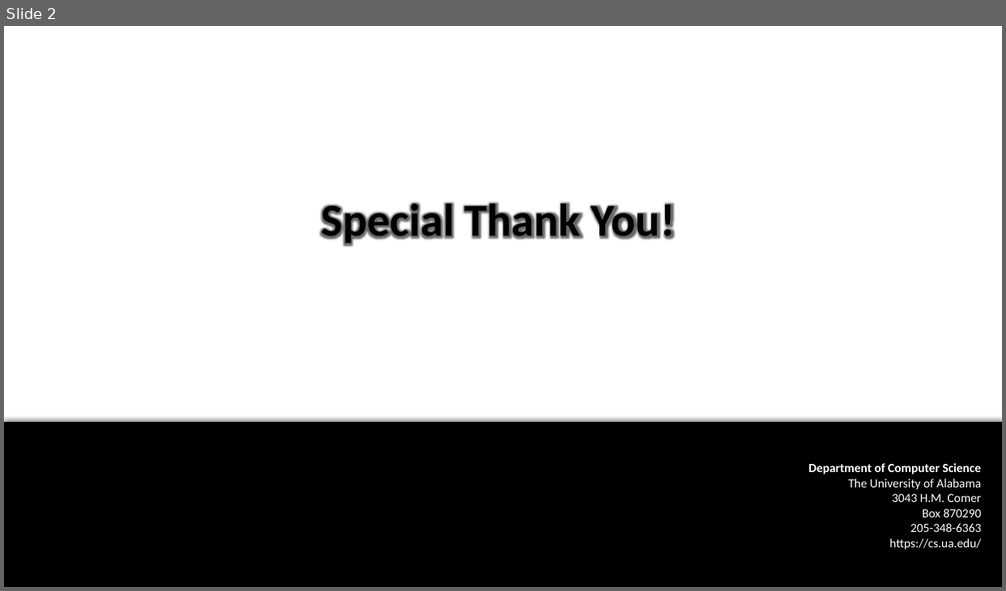
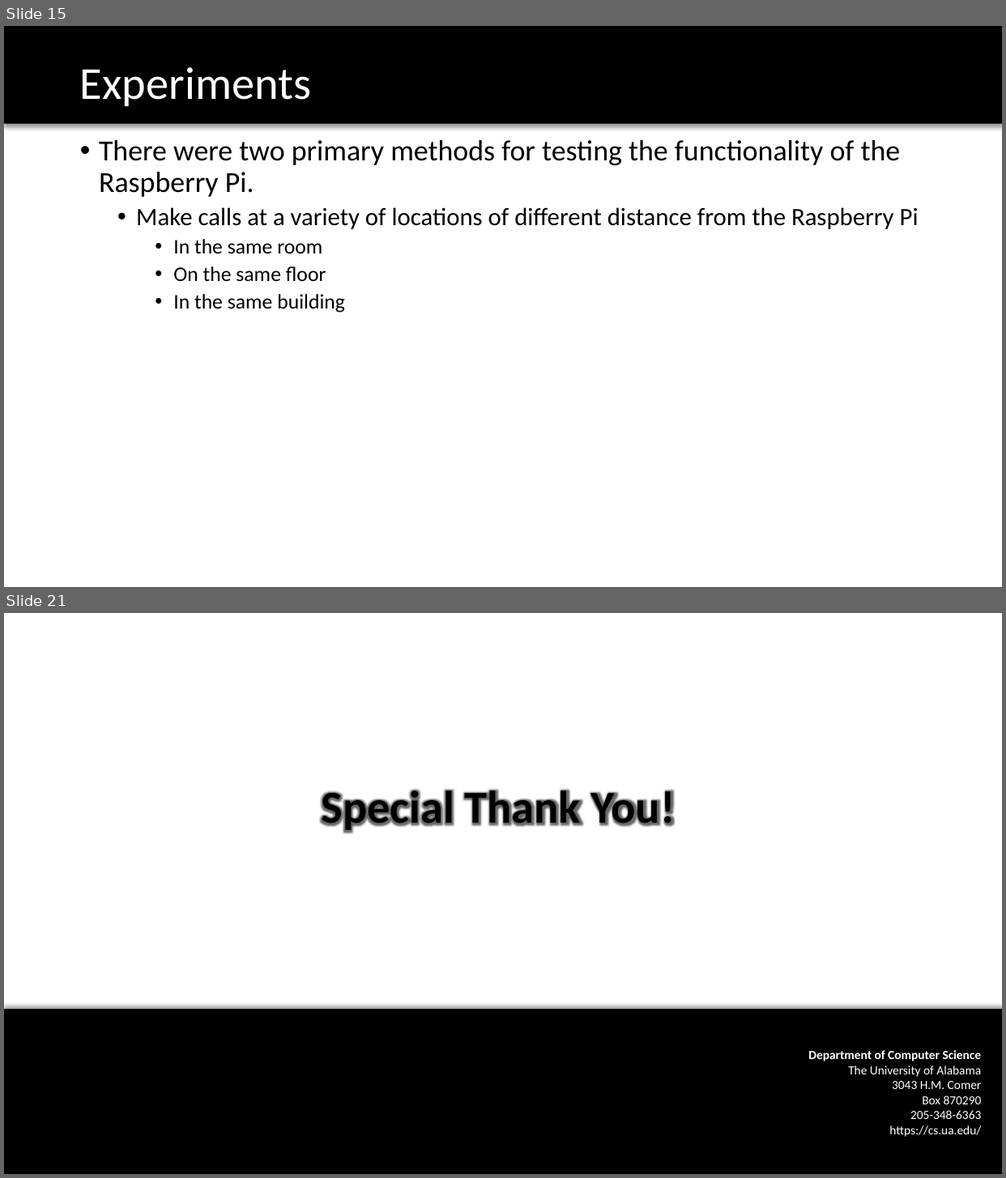
Before and after one commit to TrupeshKumarPatel/IoT_RaspberryPi, a slide deck: project_presentation/VoIP_final_presentation.pptx. Shown one above the other, each under a label of ours: slide 2 before the commit, slides 15 and 21 after it; the slides between them are not shown. The pictures are 1006x591 and 1006x1178 pixels, drawn with LibreOffice and Linux fonts; fonts in the diff are those of the drawing; background and template pictures are left out. Boxes give left, top, right and bottom in pixels: in the first picture for what was removed or moved away, otherwise in the second. Text is boxed around its words. In the diff, an @@ line names an element or a change of style, - is before the commit and + after.

```diff
--- a/project_presentation/VoIP_final_presentation.pptx
+++ b/project_presentation/VoIP_final_presentation.pptx
@@ slide 15 added at [4, 26, 1002, 587], background #FFFFFF @@
@@ rectangle added at [4, 26, 1002, 124], fill #000000 @@
@@ title added at [80, 67, 312, 106], 44 pt, text #FFFFFF @@
+Experiments
@@ text added at [99, 140, 918, 313], 28 pt, text #000000 @@
+• There were two primary methods for testing the functionality of the Raspberry Pi.
+  • Make calls at a variety of locations of different distance from the Raspberry Pi
+    • In the same room
+    • On the same floor
+    • In the same building
@@ what was slide 2 is now slide 21 @@
```
Also in this commit, not shown: 1 slide changed, 18 other slides added, 1 other file.
